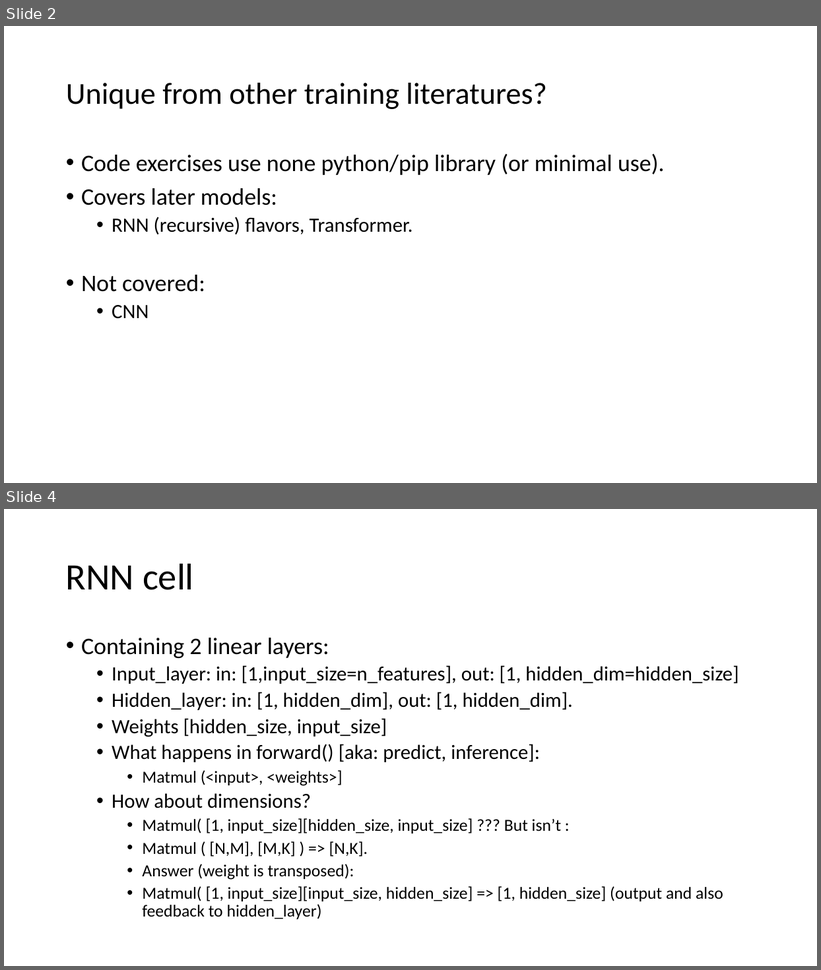
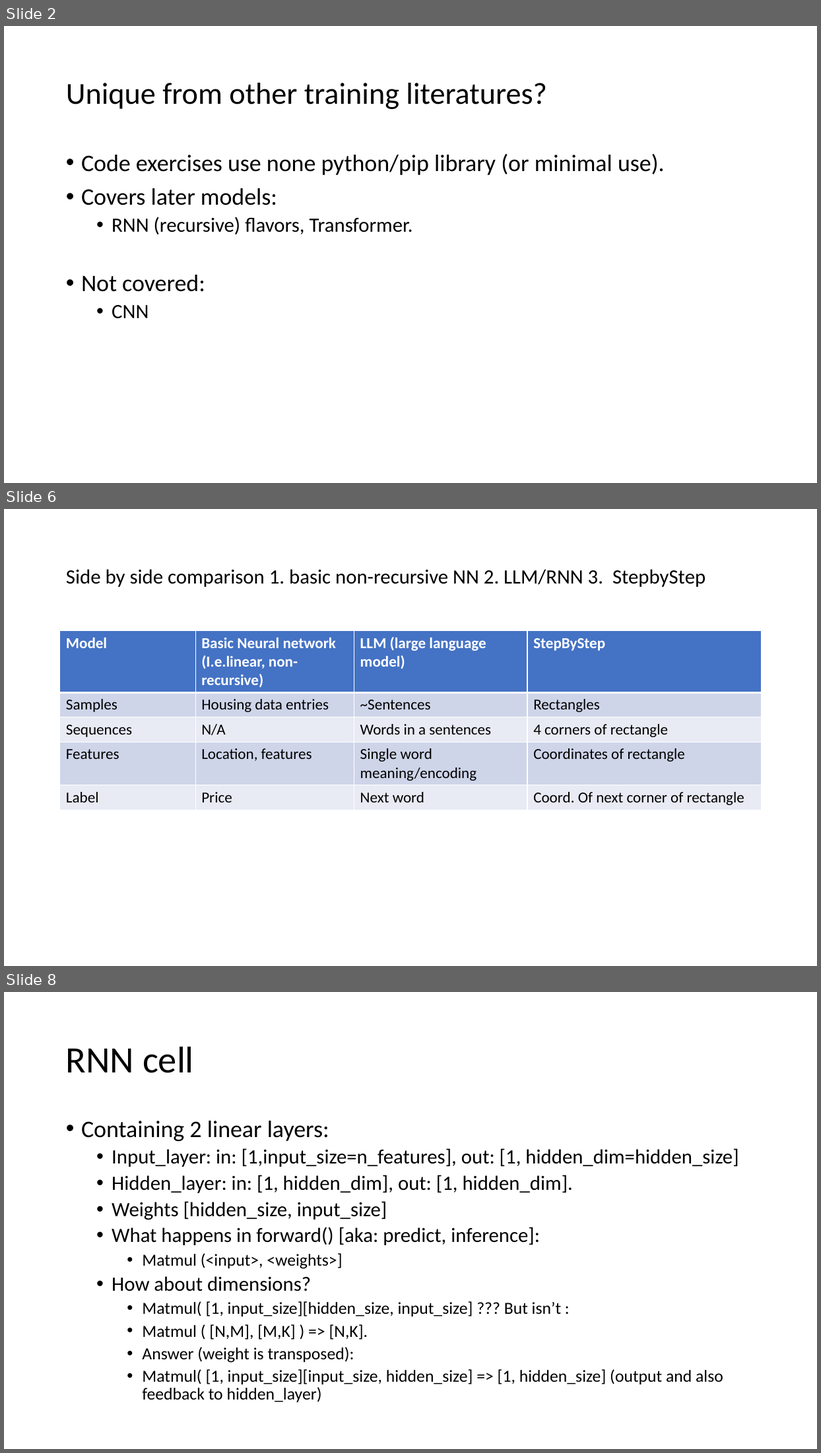
Before and after one commit to ggankhuy/codelab-scripts-github, a slide deck: ml/tf/tf-from-scratch/3/code-exercises/ml-models-from-scratch.pptx. Shown one above the other, each under a label of ours: slides 2 and 4 before the commit, slides 2, 6 and 8 after it; the slides between them are not shown. The pictures are 821x970 and 821x1453 pixels, drawn with LibreOffice and Linux fonts; fonts in the diff are those of the drawing. Boxes give left, top, right and bottom in pixels: in the first picture for what was removed or moved away, otherwise in the second. Text is boxed around its words. In the diff, an @@ line names an element or a change of style, - is before the commit and + after.

```diff
--- a/ml/tf/tf-from-scratch/3/code-exercises/ml-models-from-scratch.pptx
+++ b/ml/tf/tf-from-scratch/3/code-exercises/ml-models-from-scratch.pptx
@@ slide 6 added at (4,509,817,966), background #FFFFFF @@
@@ title added at (66,569,706,587), 24 pt, text #000000 @@
+Side by side comparison 1. basic non-recursive NN 2. LLM/RNN 3. StepbyStep
@@ table added at (60,631,761,809), 5 rows, 4 columns @@
+Model | Basic Neural network (I.e.linear, non-recursive) | LLM (large language model) | StepByStep
+Samples | Housing data entries | ~Sentences | Rectangles
+Sequences | N/A | Words in a sentences | 4 corners of rectangle
+Features | Location, features | Single word meaning/encoding | Coordinates of rectangle
+Label | Price | Next word | Coord. Of next corner of rectangle
@@ what was slide 4 is now slide 8 @@
```
Also in this commit, not shown: 1 slide changed, 8 other slides added, 1 other file.
